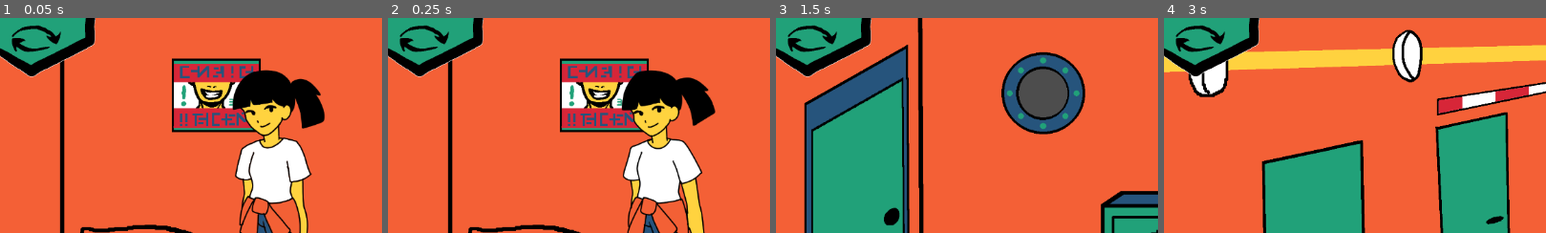
Above: before the commit, frames 1-4 (left to right).
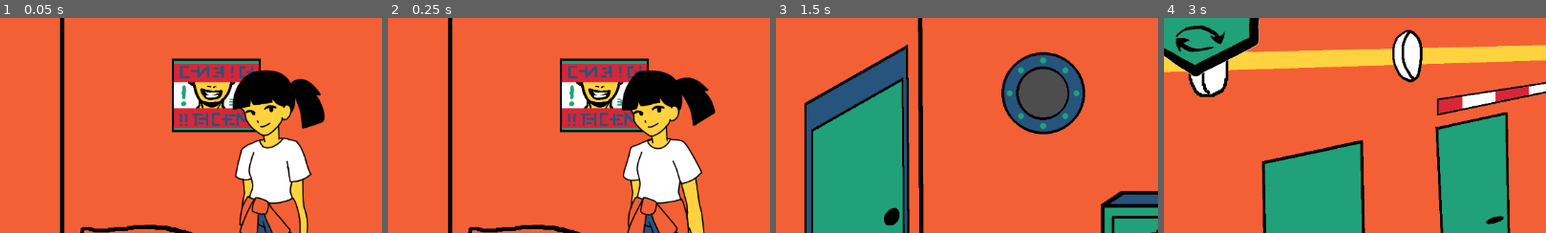
Above: after the commit, the same moments.

Repository: jame581/BrainAndGut
Game: Godot game, scene res://maps/main_level.tscn
Same seed, same stepped clock (60 frames per second), same inputs: the game is played once before the commit and once after it. This scene is started directly instead of the project's main scene. Sound files missing from this copy of the repository are replaced by a short silence.
Inputs (mouse positions are % of the whole screen's width and height, from its top left):
- Up to frame 1 (0.05 s): no input
- Up to frame 2 (0.25 s): no input
- Up to frame 3 (1.5 s): move the mouse to (69, 52) at 0.52 s; press the mouse at (69, 52) at 0.53 s; move the mouse to (86, 52) at 1.27 s; release the mouse at (86, 52) at 1.28 s; tap Tab (next_level) at 1.35 s; click (86, 52) at 1.42 s
- Up to frame 4 (3 s): move the mouse to (14, 52) at 2.02 s; press the mouse at (14, 52) at 2.03 s; move the mouse to (45, 70) at 2.77 s; release the mouse at (45, 70) at 2.78 s; tap Tab (next_level) at 2.85 s; click (45, 70) at 2.92 s
The pictures show only the part of the screen within x 0-50%, y 0-50%; the shares and areas given below are measured in that part.

The runs differ from the first frame. In frame 1, 5.2% of the frame differs, in the area x 0-25%, y 0-28%; in frame 2, 5.2%; in frame 3, 5.3%; in frame 4, nothing differs.

Commit message:
Rename button node and update signal connection for player switching functionality

Diff:
--- a/project/maps/main_level.tscn
+++ b/project/maps/main_level.tscn
@@ -93,7 +93,7 @@
 scale = Vector2(0.5, 0.5)
 texture = ExtResource("9_g51ab")
 
-[node name="Button" type="Button" parent="CanvasLayer/TextureRect"]
+[node name="SwitchPlayerButton" type="Button" parent="CanvasLayer/TextureRect"]
 modulate = Color(1, 1, 1, 0)
 layout_mode = 0
 offset_right = 258.0
@@ -112,4 +112,4 @@
 
 [node name="NavigationAgent2D" type="NavigationAgent2D" parent="Gut"]
 
-[connection signal="pressed" from="CanvasLayer/TextureRect/Button" to="." method="_on_button_pressed"]
+[connection signal="pressed" from="CanvasLayer/TextureRect/SwitchPlayerButton" to="." method="_on_switch_player_button_pressed"]
--- a/project/scripts/main_level.gd
+++ b/project/scripts/main_level.gd
@@ -15,11 +15,15 @@
 @export var sublevels: Array[Sublevel] = []
 @export var first_sublevel_type: SUBLEVELS = SUBLEVELS.BRAIN_BEGINING
 
+@onready var switch_button_texture: TextureRect = $CanvasLayer/TextureRect
+
 # Called when the node enters the scene tree for the first time.
 func _ready():
 	if sublevels.size() > 0:
 		var first_sublevel = sublevels[first_sublevel_type]
 		activate_sublevel(first_sublevel)
+
+	switch_button_texture.visible = false;
 
 
 # Activate a given sublevel
@@ -41,6 +45,9 @@
 func register_player(player):
 	players.append(player)
 
+	if players.size() > 1:
+		switch_button_texture.visible = true
+
 # Switch to a different sublevel
 func switch_sublevel(sublevel_type: SUBLEVELS):
 	print("Switching to sublevel: ", sublevel_type)
@@ -56,6 +63,9 @@
 
 	if players.size() > 0:
 		players[current_player_index].set_player_active(true)
+
+	if players.size() > 1:
+		switch_button_texture.visible = true
 
 # Switches the current character to another character in the game.
 func switch_character():
@@ -76,6 +86,6 @@
 		GameHelper.switch_sublevel(current_sublevel_index)
 
 
-func _on_button_pressed() -> void:
+func _on_switch_player_button_pressed() -> void:
 	GameHelper.switch_character()
-	print("MainLevel: Button pressed")
+	print("MainLevel: switch player button pressed")
